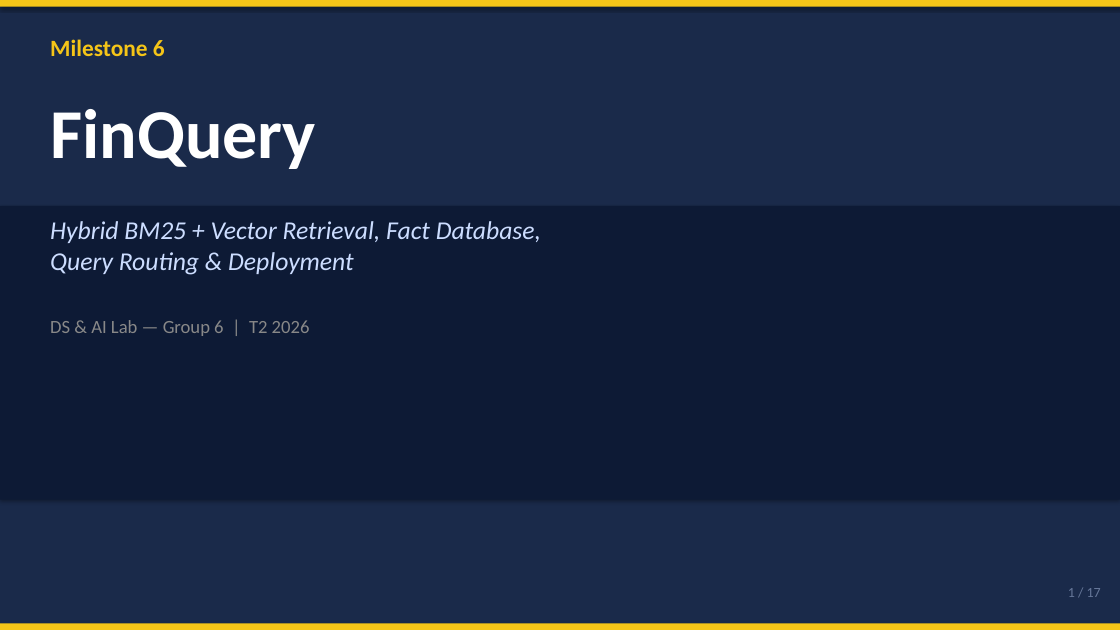
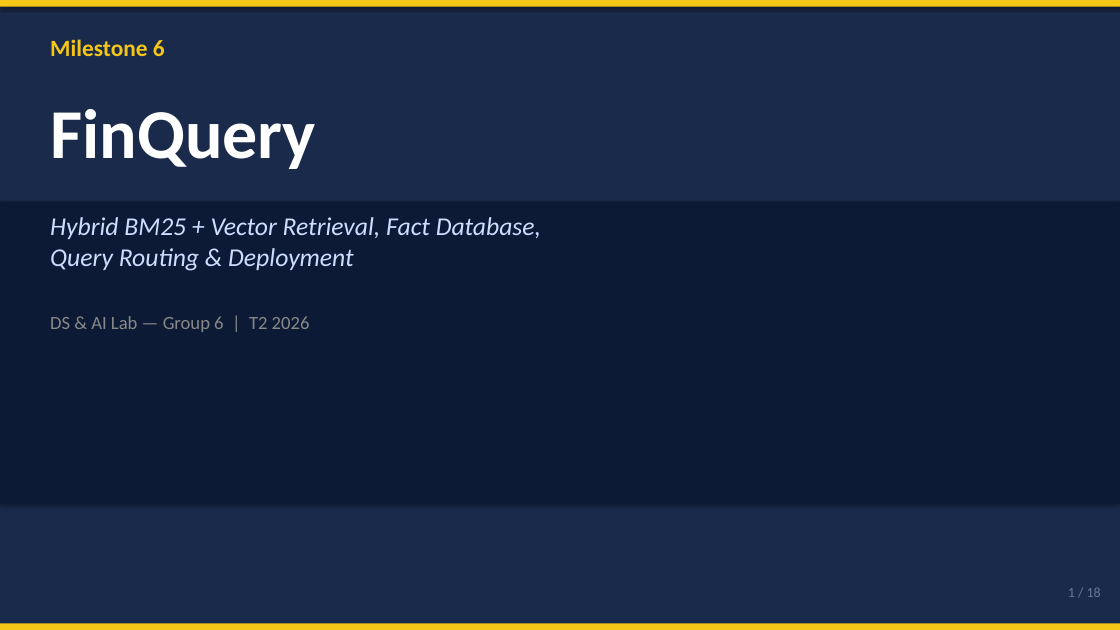
Before and after one commit to nandypi/Group-6-DS-and-AI-Lab-Project, a slide deck: slide 1 of Slides/DSAI_Team_6_Milestone6.pptx. Drawn at 1120x630 pixels with LibreOffice and Linux fonts; fonts in the diff are those of the drawing. Boxes give left, top, right and bottom in pixels: in the first picture for what was removed or moved away, otherwise in the second. Text is boxed around its words. In the diff, an @@ line names an element or a change of style, - is before the commit and + after.

```diff
--- a/Slides/DSAI_Team_6_Milestone6.pptx
+++ b/Slides/DSAI_Team_6_Milestone6.pptx
@@ rectangle: place and size @@
-rectangle at <box>0,206,1120,500</box>
+rectangle at <box>0,202,1120,504</box>
@@ text "Hybrid BM25 + Vector Retrieval, ...": place and size @@
-text "Hybrid BM25 + Vector Retrieval, ..." at <box>50,221,541,275</box>
+text "Hybrid BM25 + Vector Retrieval, ..." at <box>50,217,541,271</box>
@@ text "DS & AI Lab — ...": place and size @@
-text "DS & AI Lab — ..." at <box>50,320,310,336</box>
+text "DS & AI Lab — ..." at <box>50,316,310,332</box>
@@ text at <box>1068,588,1101,597</box>: text changed @@
-1 / 17
+1 / 18
```
Also in this commit, not shown: 6 other slides changed, 11 slides added, 10 slides removed.
